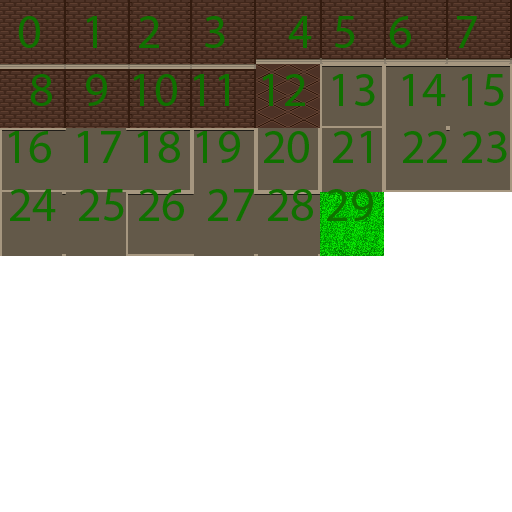
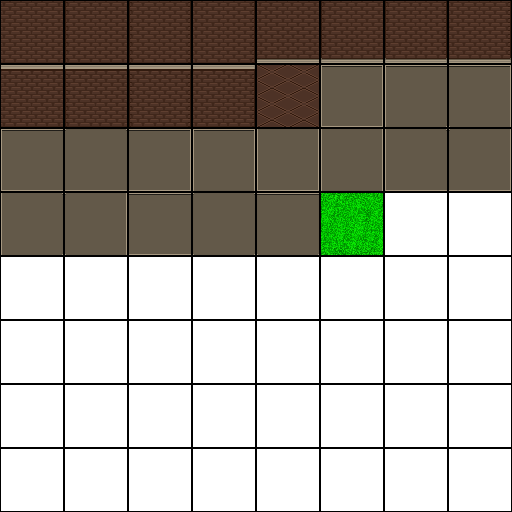
The second 512×512 image is a revision of the first. Changes to its layers:
added layer "Layer 1" above "optionalGridLines copy 4" over bbox(0, 0, 512, 512)
added layer "optionalGridLines copy 4" above "0 1 2 3 4 5 6 7 8 9 10 11 12 13 14" over bbox(0, 0, 512, 512)
hid "0 1 2 3 4 5 6 7 8 9 10 11 12 13 14" over bbox(8, 16, 507, 221)
